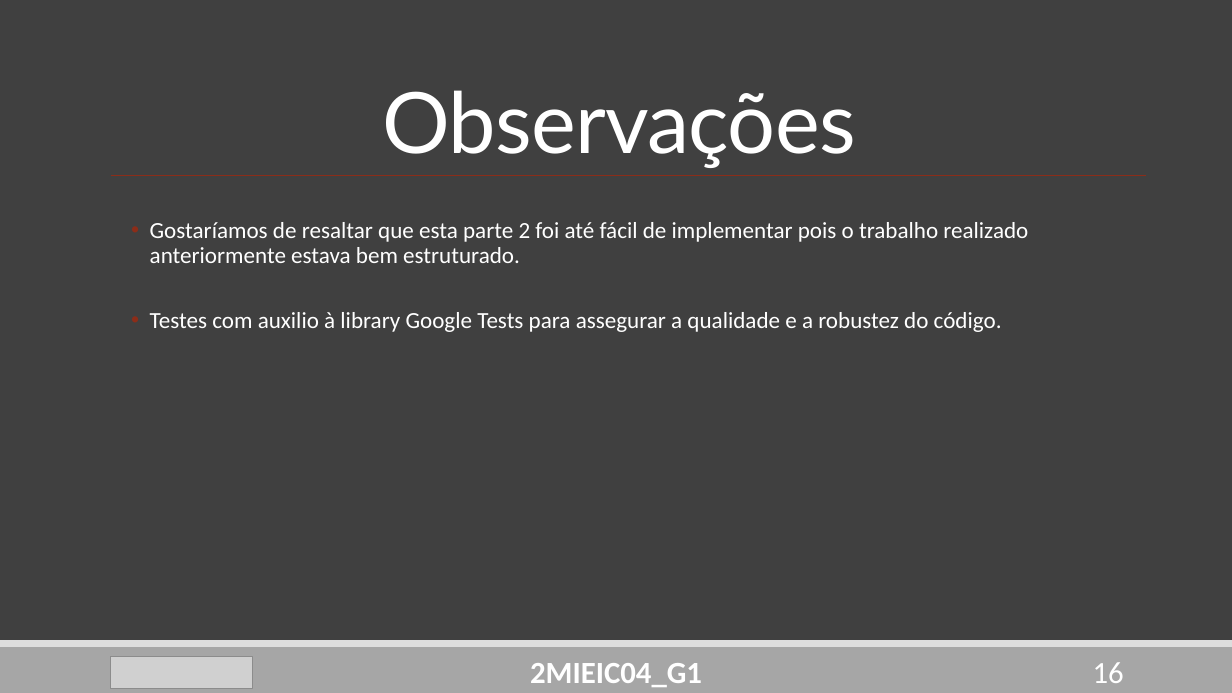
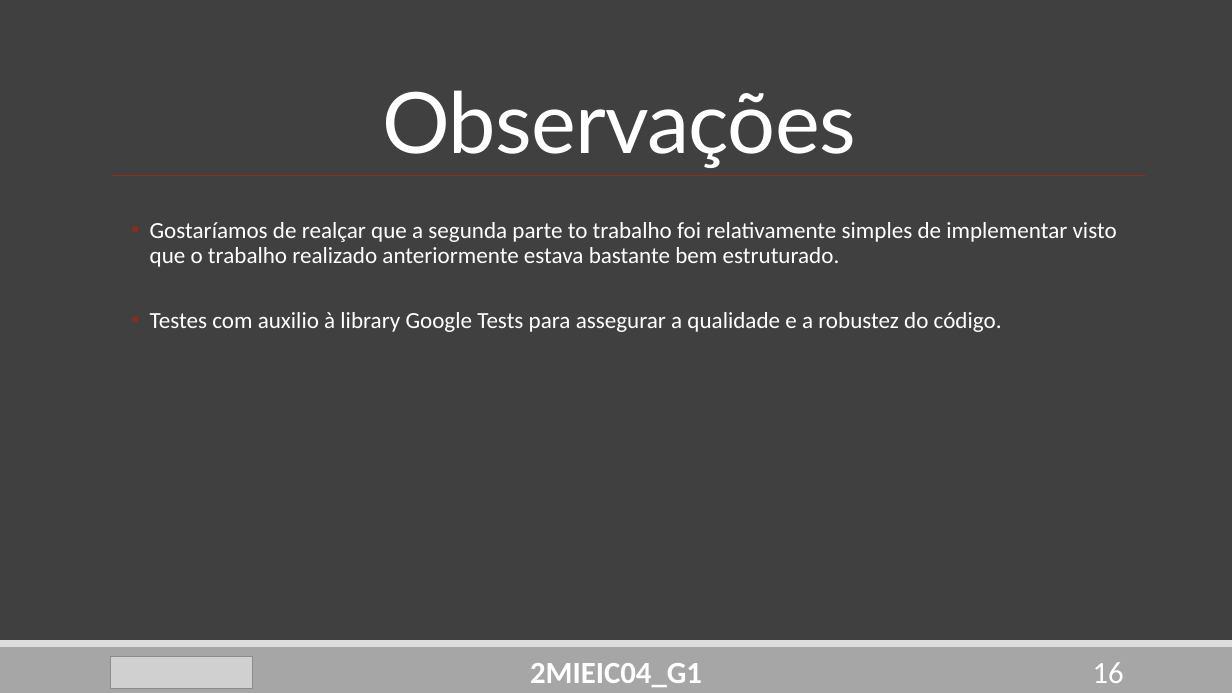
Before and after one commit to DoStini/FEUP-AEDA-proj, a slide deck: slide 16 of StreamZ__P2.pptx. Drawn at 1232x693 pixels with LibreOffice and Linux fonts; fonts in the diff are those of the drawing; grey boxes stand for pictures. Boxes give left, top, right and bottom in pixels: in the first picture for what was removed or moved away, otherwise in the second. Text is boxed around its words. In the diff, an @@ line names an element or a change of style, - is before the commit and + after.

```diff
--- a/StreamZ__P2.pptx
+++ b/StreamZ__P2.pptx
@@ text at [150, 222, 1117, 267]: text changed @@
-  • Gostaríamos de resaltar que esta parte 2 foi até fácil de implementar pois o trabalho realizado anteriormente estava bem estruturado.
+  • Gostaríamos de realçar que a segunda parte to trabalho foi relativamente simples de implementar visto que o trabalho realizado anteriormente estava bastante bem estruturado.
```
Also in this commit, not shown: 3 other slides changed, 1 other file.
